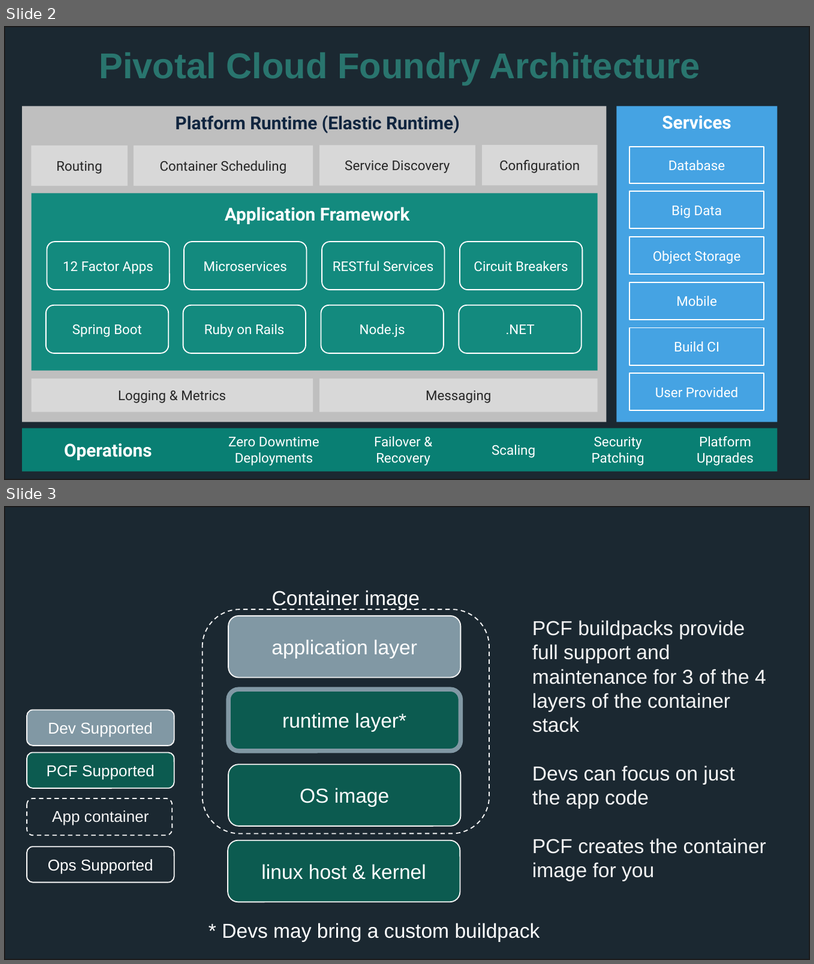
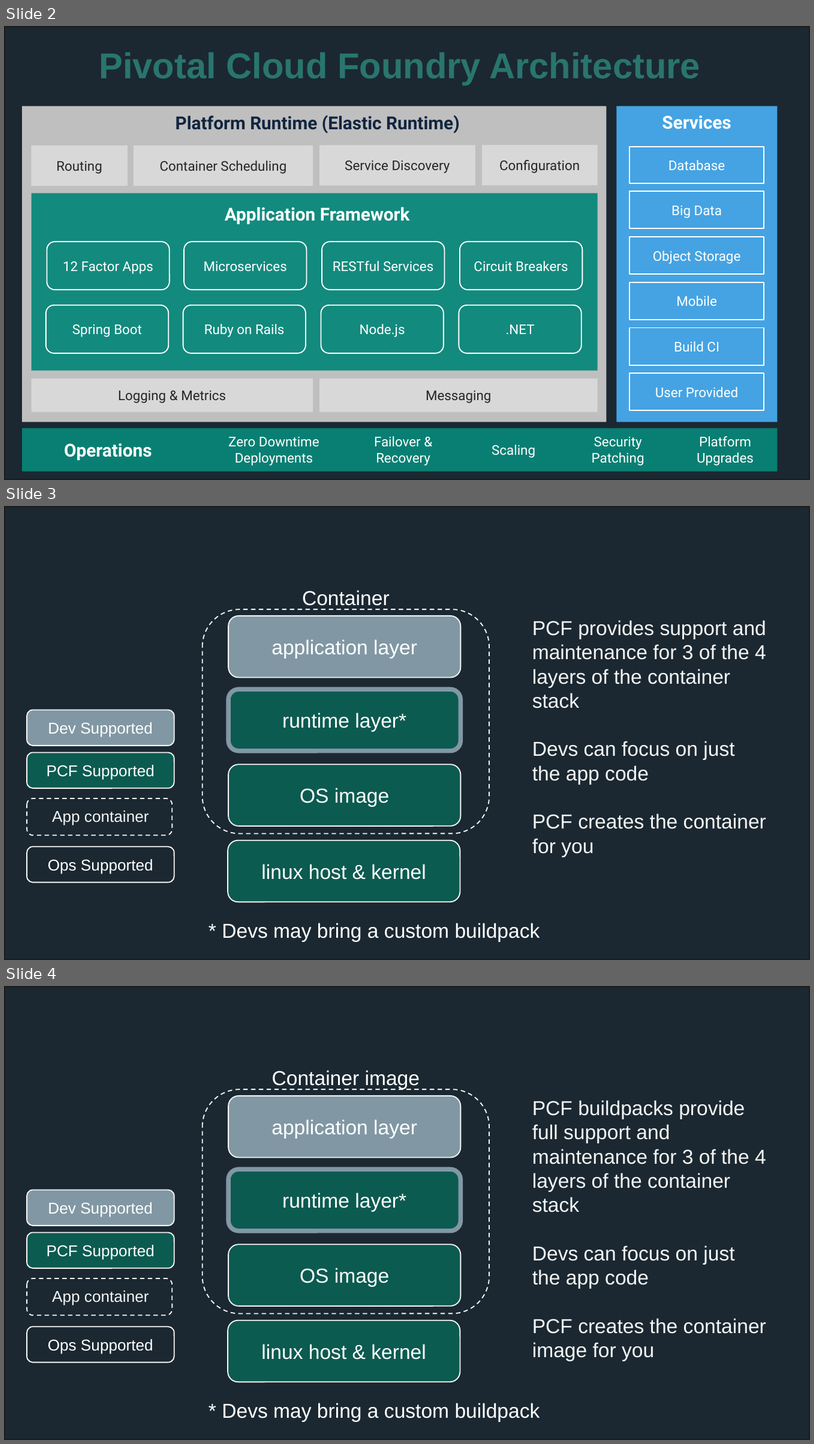
Before and after one commit to yosnoor/pcf-articulate-code, a slide deck: docs/app-content.pptx. Shown one above the other, each under a label of ours: slides 2 and 3 before the commit, slides 2, 3 and 4 after it. The pictures are 814x964 and 814x1444 pixels, drawn with LibreOffice and Linux fonts; fonts in the diff are those of the drawing. Boxes give left, top, right and bottom in pixels: in the first picture for what was removed or moved away, otherwise in the second. Text is boxed around its words. In the diff, an @@ line names an element or a change of style, - is before the commit and + after.

```diff
--- a/docs/app-content.pptx
+++ b/docs/app-content.pptx
@@ slide 3 added at (4, 506, 810, 960), background #FFFFFF; not listed: 1 template element that a slide beside it also shows @@
@@ text added at (302, 590, 390, 606), 18 pt, text #FFFFFF @@
+Container
@@ text added at (533, 620, 767, 856), 18 pt, text #F5F5F5 @@
+PCF provides support and maintenance for 3 of the 4 layers of the container stack
+Devs can focus on just the app code
+PCF creates the container for you
@@ group added at (27, 710, 174, 835): 3 rounded rectangles, 1 text @@
+App container
+PCF Supported
+Dev Supported
@@ rounded rectangle added at (27, 846, 174, 882), fill #1B2831, outline #F5F5F5 1 pt, 14 pt, text #FFFFFF @@
+Ops Supported
@@ group added at (203, 609, 540, 941): 5 rounded rectangles, 1 text @@
+* Devs may bring a custom buildpack
+runtime layer*
+OS image
+application layer
+linux host & kernel
@@ what was slide 3 is now slide 4 @@
```
Also in this commit, not shown: 1 other file.
